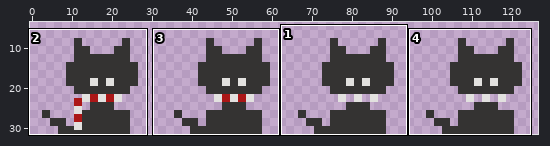
Two versions of one sprite sheet, assets/images/cat.png. Above, an overview of the earlier version with the close-up marked.
Close-up. First the earlier version:
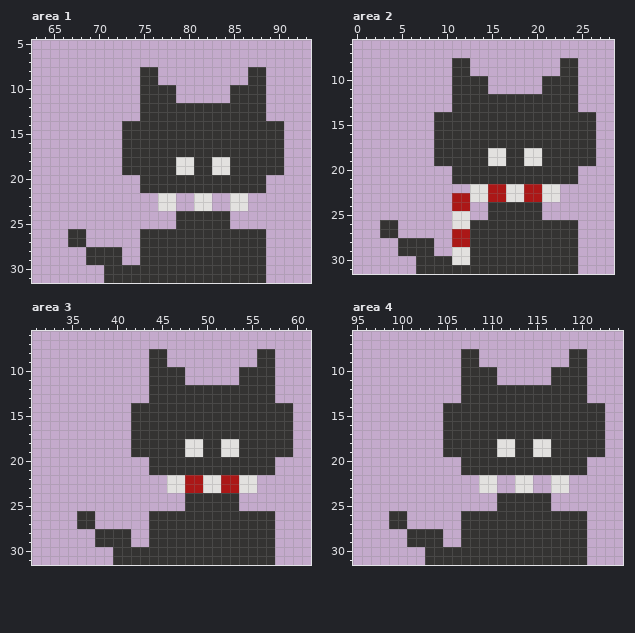
The file is 192x32 pixels. Shown: area 1: x 63..93, y 5..31; area 2: x 0..28, y 6..31; area 3: x 31..61, y 6..31; area 4: x 95..124, y 6..31. The wide view leaves out empty margins.
Once edited:
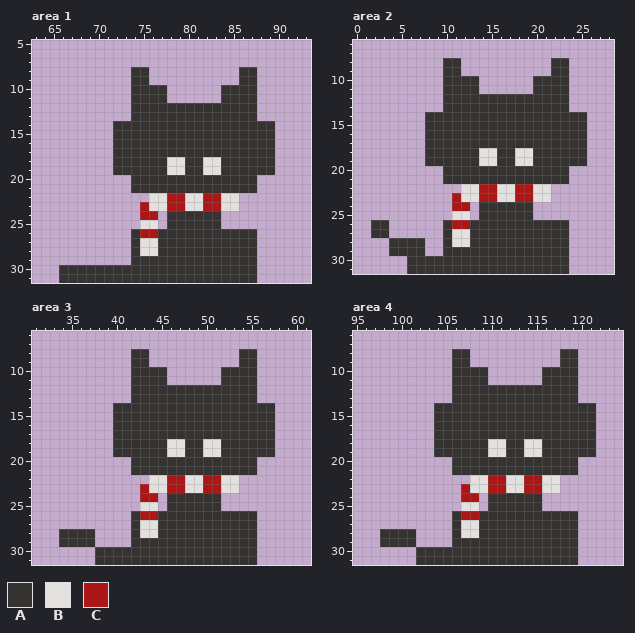
Palette (. is transparent): A #343332  B #e2e1df  C #ab1717
What changed:
Changed rows in their new state; - is an unchanged pixel.
Area 1:
first column x 66:
 8 --------A-.---------A-.--
 9 --------A-.---------A-.--
10 --------A---.-----A---.--
11 --------A---.-----A---.--
12 --------A-------------.--
13 --------A-------------.--
14 ------A-----------------.
15 ------A-----------------.
16 ------A-----------------.
17 ------A-----------------.
18 ------A-----B-A-B-A-----.
19 ------A-----B-A-B-A-----.
20 --------A-------------.--
21 --------A-------------.--
22 ----------B-CCB-CCB-.----
23 ---------CB-CCB-CCB-.----
24 ---------CC-A-----.------
25 ---------BB-A-----.------
26 -..-----ACC-----------.--
27 -..-----ABB-----------.--
28 ---....-ABB-----------.--
29 ---....-A-------------.--
30 AAAAA-----------------.--
31 AAAAA-----------------.--
Area 2:
first column x 2:
 8 --------A-.---------A-.--
 9 --------A-.---------A-.--
10 --------A---.-----A---.--
11 --------A---.-----A---.--
12 --------A-------------.--
13 --------A-------------.--
14 ------A-----------------.
15 ------A-----------------.
16 ------A-----------------.
17 ------A-----------------.
18 ------A-----B-A-B-A-----.
19 ------A-----B-A-B-A-----.
20 --------A-------------.--
21 --------A-------------.--
22 ----------B-C-B-C-B-.----
23 ----------B-C-B-C-B-.----
24 ------------A-----.------
25 ------------A-----.------
26 A-.-----ACC-----------.--
27 A-.-----ABB-----------.--
28 --A---.-ABB-----------.--
29 --A---.-AAA-----------.--
30 ----A----AA-----------.--
31 ----A-----------------.--
Area 3:
first column x 34:
 8 --------AA..--------AA..--
 9 --------AA..--------AA..--
10 --------AA--..----AA--..--
11 --------AA--..----AA--..--
12 --------AA------------..--
13 --------AA------------..--
14 ------AA----------------..
15 ------AA----------------..
16 ------AA----------------..
17 ------AA----------------..
18 ------AA----BBAABBAA----..
19 ------AA----BBAABBAA----..
20 --------AA------------..--
21 --------AA------------..--
22 ----------BBCCBBCCBB..----
23 ---------CBBCCBBCCBB..----
24 ---------CC-AA----..------
25 ---------BB-AA----..------
26 --..----ACC-----------..--
27 --..----ABB-----------..--
28 AAAA....ABB-----------..--
29 AAAA....AA------------..--
30 ----AA----------------..--
31 ----AA----------------..--
Area 4:
first column x 98:
 8 --------A-.---------A-.--
 9 --------A-.---------A-.--
10 --------A---.-----A---.--
11 --------A---.-----A---.--
12 --------A-------------.--
13 --------A-------------.--
14 ------A-----------------.
15 ------A-----------------.
16 ------A-----------------.
17 ------A-----------------.
18 ------A-----B-A-B-A-----.
19 ------A-----B-A-B-A-----.
20 --------A-------------.--
21 --------A-------------.--
22 ----------B-CCB-CCB-.----
23 ---------CB-CCB-CCB-.----
24 ---------CC-A-----.------
25 ---------BB-A-----.------
26 -..-----ACC-----------.--
27 -..-----ABB-----------.--
28 AAA-...-ABB-----------.--
29 AAA-...-A-------------.--
30 ----A-----------------.--
31 ----A-----------------.--
